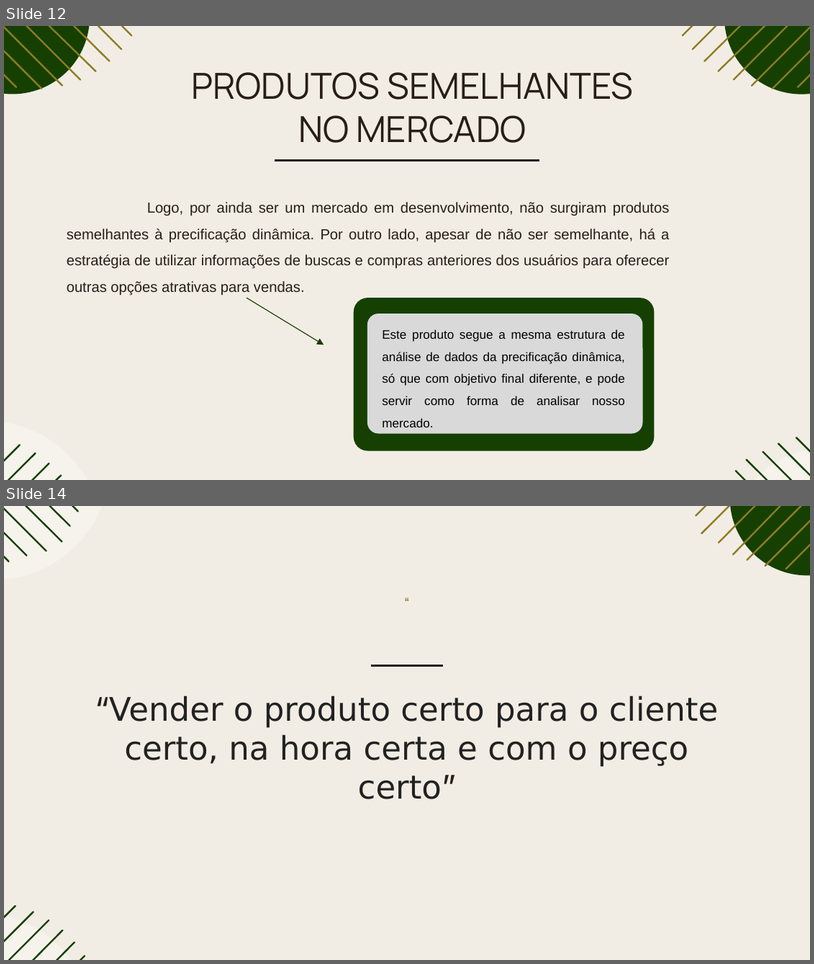
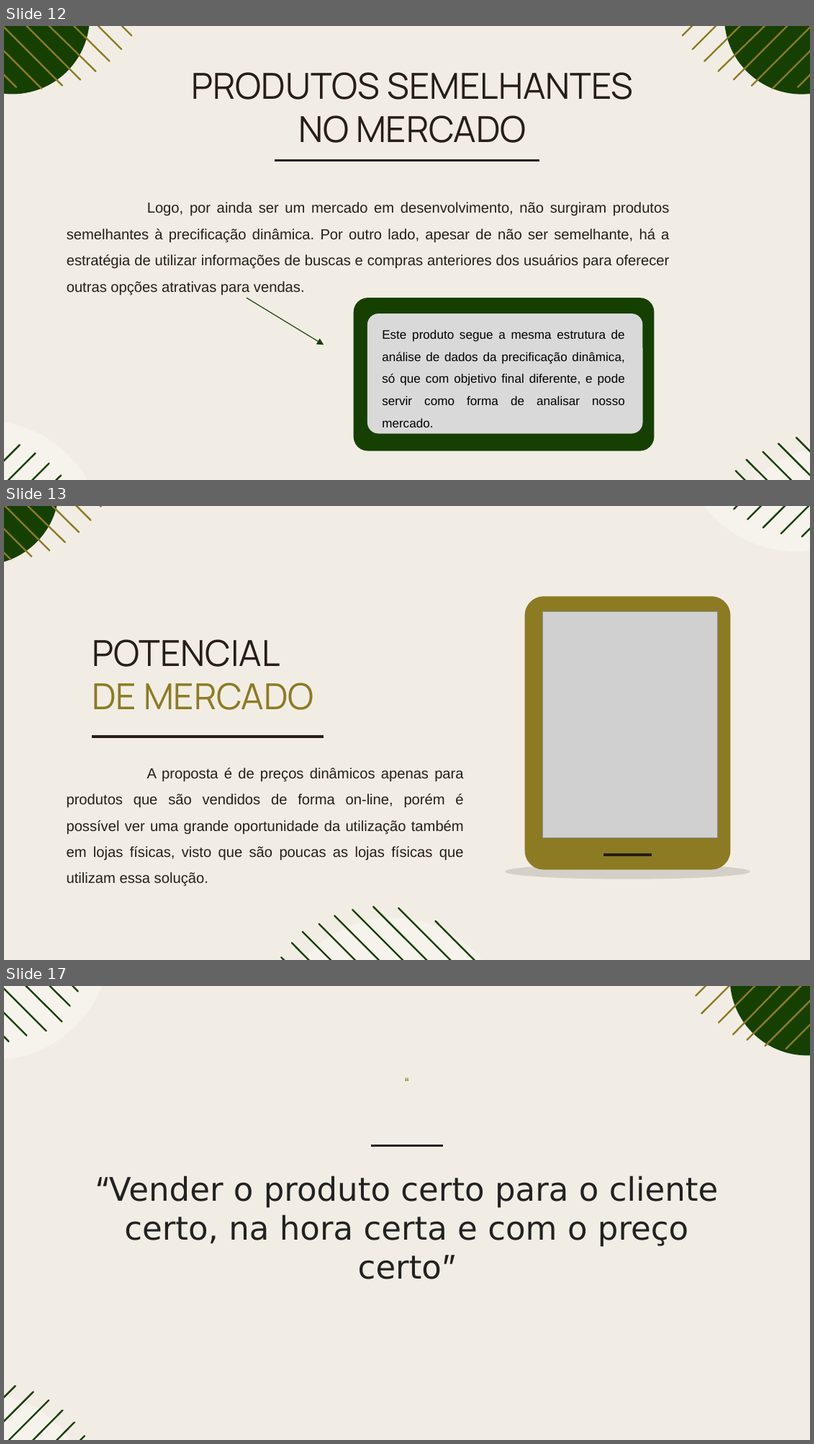
Before and after one commit to rafaellabastos/challenge-pitch-qa, a slide deck: Pitch-SavvyFix.pptx. Shown one above the other, each under a label of ours: slides 12 and 14 before the commit, slides 12, 13 and 17 after it; the slides between them are not shown. The pictures are 814x964 and 814x1444 pixels, drawn with LibreOffice and Linux fonts; fonts in the diff are those of the drawing; grey boxes stand for pictures. Boxes give left, top, right and bottom in pixels: in the first picture for what was removed or moved away, otherwise in the second. Text is boxed around its words. In the diff, an @@ line names an element or a change of style, - is before the commit and + after.

Commit message:
Slide que mostra o potencial de expansão do mercado

```diff
--- a/Pitch-SavvyFix.pptx
+++ b/Pitch-SavvyFix.pptx
@@ slide 13 added at [4, 506, 810, 960], background #F2EDE4 @@
@@ group added at [4, 506, 102, 566]: 7 freeform shapes, 1 ellipse @@
@@ group added at [682, 506, 810, 551]: 5 freeform shapes, 1 ellipse @@
@@ rounded rectangle added at [525, 596, 730, 870], fill #8C7B23 @@
@@ picture added at [543, 612, 718, 837] @@
@@ title added at [92, 639, 314, 710], 32 pt, text #261E17 @@
+POTENCIAL DE MERCADO
@@ line added from (92, 736) to (324, 736), #261E17 2.25 pt @@
@@ subtitle added at [67, 767, 464, 886], 13 pt, text #261E17 @@
+A proposta é de preços dinâmicos apenas para produtos que são vendidos de forma on-line, porém é possível ver uma grande oportunidade da utilização também em lojas físicas, visto que são poucas as lojas físicas que utilizam essa solução.
@@ freeform shape added at [506, 863, 751, 878], fill #000000 at 12% opacity @@
@@ line added from (604, 854) to (651, 854), #261E17 2.25 pt @@
@@ group added at [278, 906, 508, 960]: 9 freeform shapes, 1 ellipse @@
@@ what was slide 14 is now slide 17 @@
```
Also in this commit, not shown: 1 slide changed, 3 other slides added, 1 slide removed.
